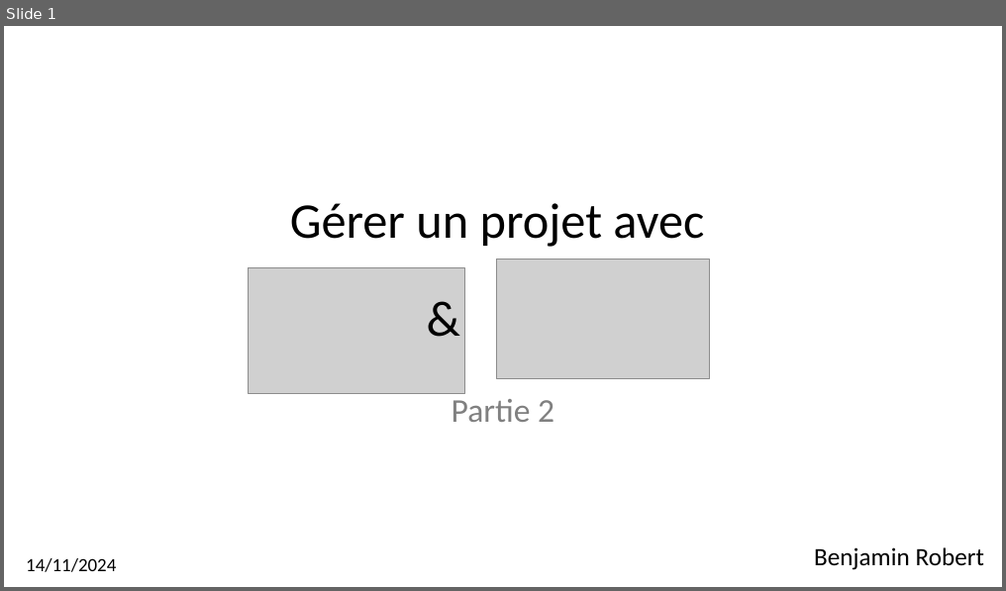
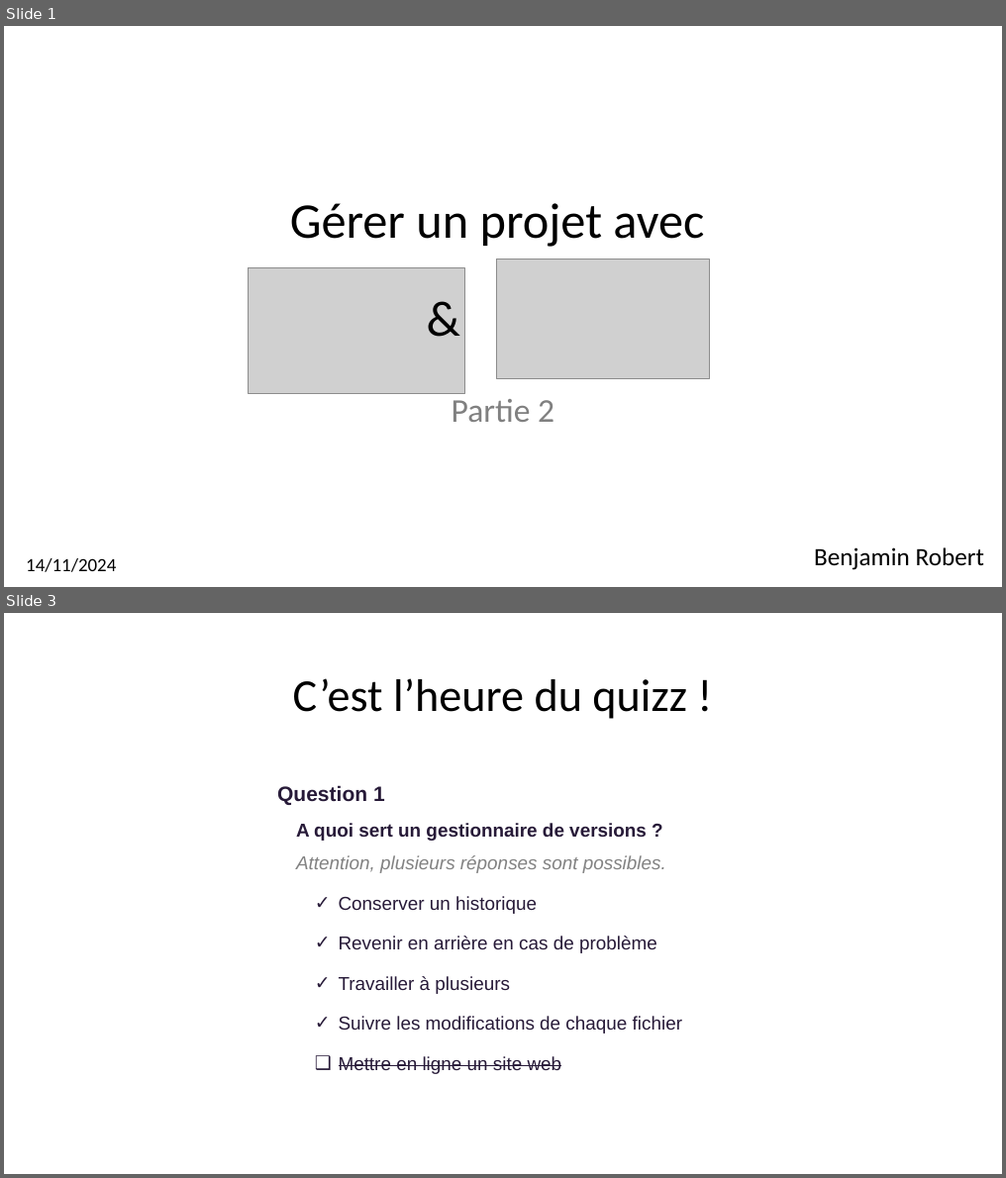
Before and after one commit to BenRobert38/BUT3-GIT-2024, a slide deck: Cours/BUT3-Cours2.pptx. Shown one above the other, each under a label of ours: slide 1 before the commit, slides 1 and 3 after it; the slides between them are not shown. The pictures are 1006x591 and 1006x1178 pixels, drawn with LibreOffice and Linux fonts; fonts in the diff are those of the drawing; grey boxes stand for pictures. Boxes give left, top, right and bottom in pixels: in the first picture for what was removed or moved away, otherwise in the second. Text is boxed around its words. In the diff, an @@ line names an element or a change of style, - is before the commit and + after.

```diff
--- a/Cours/BUT3-Cours2.pptx
+++ b/Cours/BUT3-Cours2.pptx
@@ slide 3 added at bbox=[4, 613, 1002, 1174], background #FFFFFF @@
@@ title added at bbox=[293, 678, 687, 719], 44 pt, text #000000 @@
+C’est l’heure du quizz !
@@ text added at bbox=[277, 785, 682, 1074], 18 pt, text #271A38 @@
+Question 1
+A quoi sert un gestionnaire de versions ?
+Attention, plusieurs réponses sont possibles.
+✓ Conserver un historique
+✓ Revenir en arrière en cas de problème
+✓ Travailler à plusieurs
+✓ Suivre les modifications de chaque fichier
+❑ Mettre en ligne un site web
```
Also in this commit, not shown: 1 slide changed, 31 other slides added.
